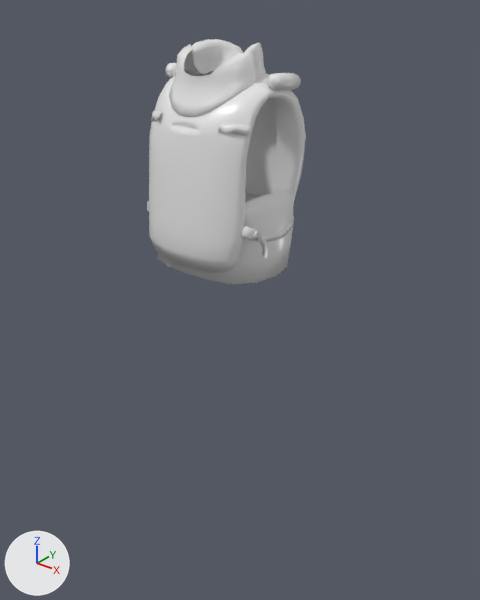
What one commit did to the FBX model Assets/Models/W-brona/W-Brona_3.fbx.
One viewpoint serves both versions: a 50 mm camera at (1.263, -1.503, 1.928) aimed at (0.017, 0.055, 0.962). The axes (+X, +Y, +Z) are drawn at lower left. The lights are the same throughout. Vertices at the same position are counted once.

The first picture shows 'W-Brona_3'.
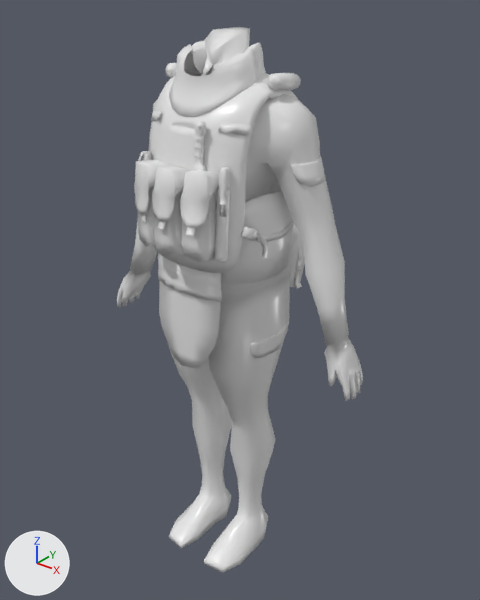
The change, as a diff of the scene's bpy script:
```diff
--- a/Assets/Models/W-brona/W-Brona_3.fbx.py
+++ b/Assets/Models/W-brona/W-Brona_3.fbx.py
@@ me_w_brona_3_ncl1_1 @@
 # used by ob_w_brona_3; location = (0.0, 0.013, 1.413); rotation_euler = (1.571, 0.0, 0.0), in degrees (90, 0, 0); scale = (0.01, 0.01, 0.01)
-me_w_brona_3_ncl1_1.from_pydata(...)  # 1274 vertices, 2272 faces; spans x -23.4..23.7, y -28.7..35.4, z -16.6..22.8
+me_w_brona_3_ncl1_1.from_pydata(...)  # 4331 vertices, 7003 faces; spans x -50.0..50.0, y -28.5..29.4, z -134.5..45.3
+# me_w_brona_3_ncl1_1 part 1: the loose piece of 811 vertices spanning x -23.2..22.9, y -28.7..35.4, z -16.6..22.8 is turned 90 degrees about the x axis through its middle, then moved by (0.0, -5.2, 6.8)
+# me_w_brona_3_ncl1_1 part 2: 3391 vertices added at x -50.0..50.0, y -28.5..29.4, z -134.5..45.3
 me_w_brona_3_ncl1_1.materials.append(mat_w_brona_3_ncl1_2)
@@ ob_w_brona_3 @@
 ob_w_brona_3 = bpy.data.objects.new('W-Brona_3', me_w_brona_3_ncl1_1)
-ob_w_brona_3.location = (0.0, 0.013, 1.413)
-ob_w_brona_3.rotation_euler = (1.571, 0.0, 0.0)  # degrees (90, 0, 0)
+ob_w_brona_3.location = (0.0, 0.0, 1.347)
 ob_w_brona_3.scale = (0.01, 0.01, 0.01)
```

Changed parts and their boxes (x1, y1, x2, y2) in the pictures (480 x 600 px; the box of a moved part takes in the faces that stretch with it):
'W-Brona_3', reshaped, moved, turned: before (147, 39, 306, 284); after (117, 27, 363, 572)
part 1 of me_w_brona_3_ncl1_1, moved or reshaped: before (149, 39, 306, 284); after (149, 40, 298, 284)
part 2 of me_w_brona_3_ncl1_1, added: after (117, 27, 363, 572)
